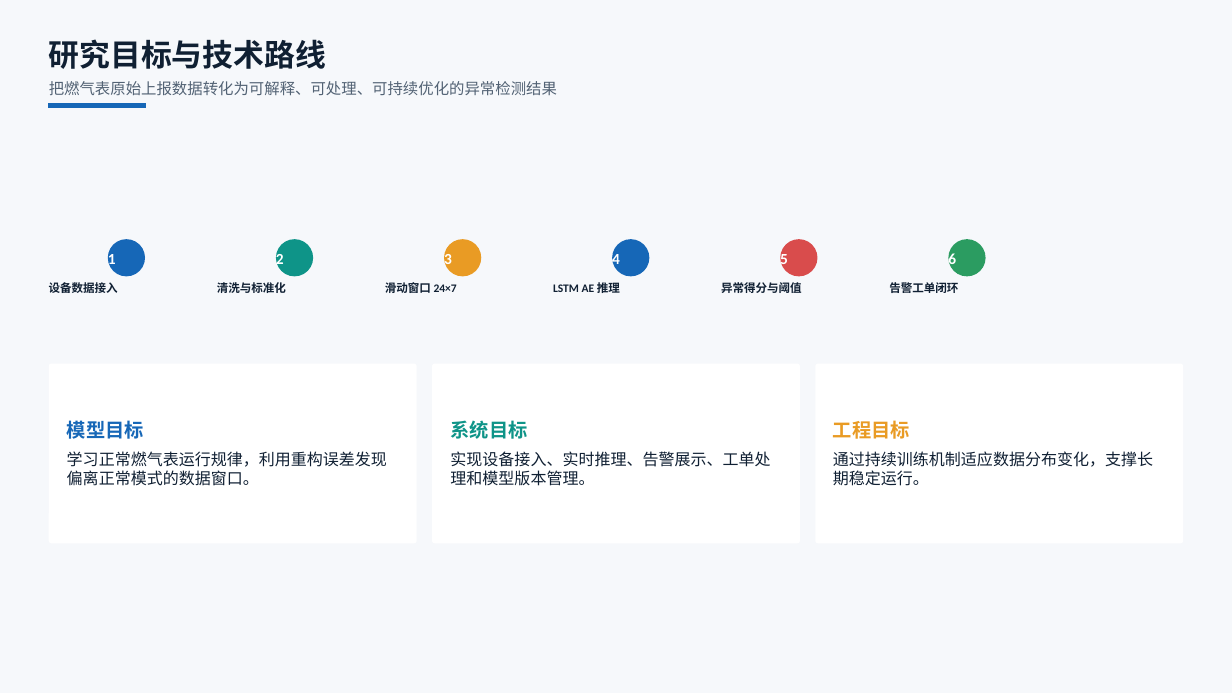
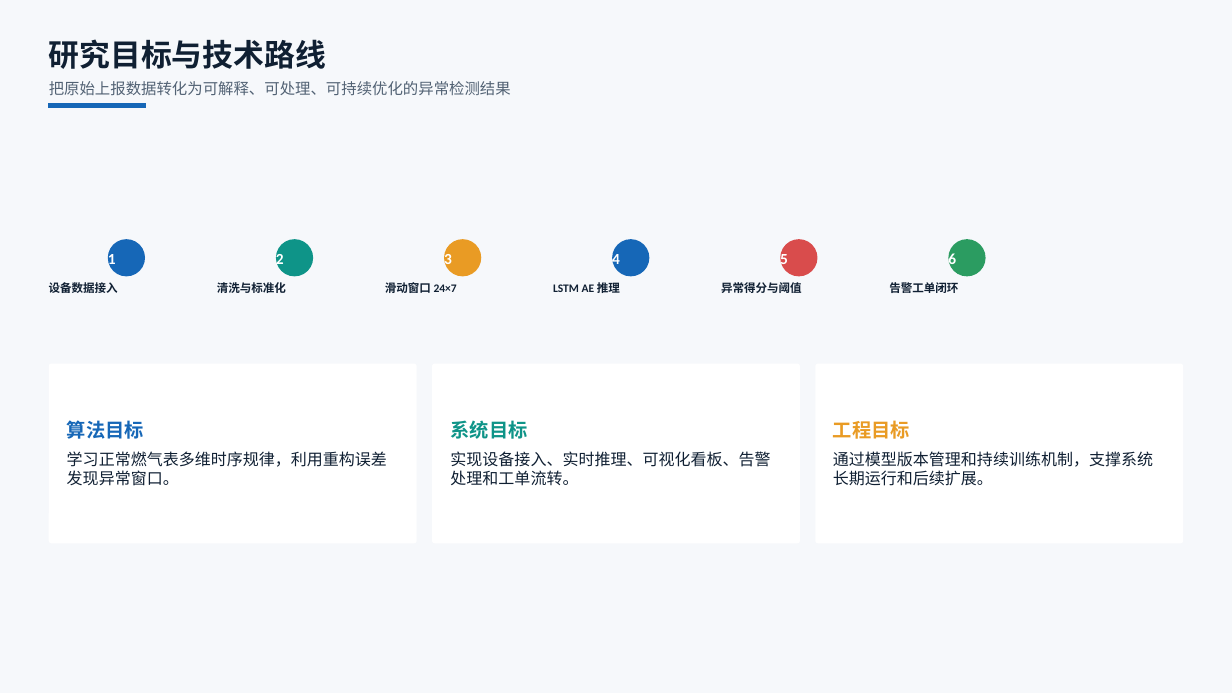
Before and after one commit to solisW/my_thesis_system, a slide deck: slide 4 of docs/2022005052-王晨阳-毕业答辩PPT codex版本.pptx. Drawn at 1232x693 pixels with LibreOffice and Linux fonts; fonts in the diff are those of the drawing. Boxes give left, top, right and bottom in pixels: in the first picture for what was removed or moved away, otherwise in the second. Text is boxed around its words. In the diff, an @@ line names an element or a change of style, - is before the commit and + after.

```diff
--- a/docs/2022005052-王晨阳-毕业答辩PPT codex版本.pptx
+++ b/docs/2022005052-王晨阳-毕业答辩PPT codex版本.pptx
@@ text at bbox=[49, 81, 511, 95]: text changed @@
-把燃气表原始上报数据转化为可解释、可处理、可持续优化的异常检测结果
+把原始上报数据转化为可解释、可处理、可持续优化的异常检测结果
@@ text at bbox=[67, 420, 144, 439]: text changed @@
-模型目标
+算法目标
@@ text at bbox=[67, 451, 387, 486]: text changed @@
-学习正常燃气表运行规律，利用重构误差发现偏离正常模式的数据窗口。
+学习正常燃气表多维时序规律，利用重构误差发现异常窗口。
@@ text at bbox=[450, 451, 770, 486]: text changed @@
-实现设备接入、实时推理、告警展示、工单处理和模型版本管理。
+实现设备接入、实时推理、可视化看板、告警处理和工单流转。
@@ text at bbox=[833, 451, 1153, 486]: text changed @@
-通过持续训练机制适应数据分布变化，支撑长期稳定运行。
+通过模型版本管理和持续训练机制，支撑系统长期运行和后续扩展。
```
Also in this commit, not shown: 17 other slides changed, 50 other files.
